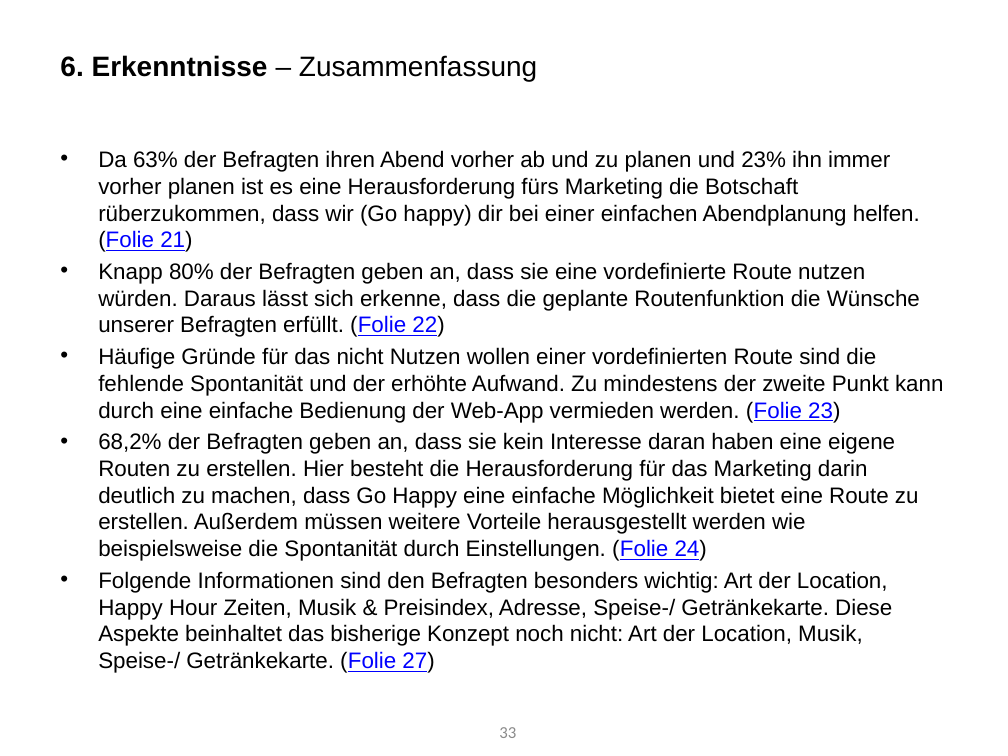
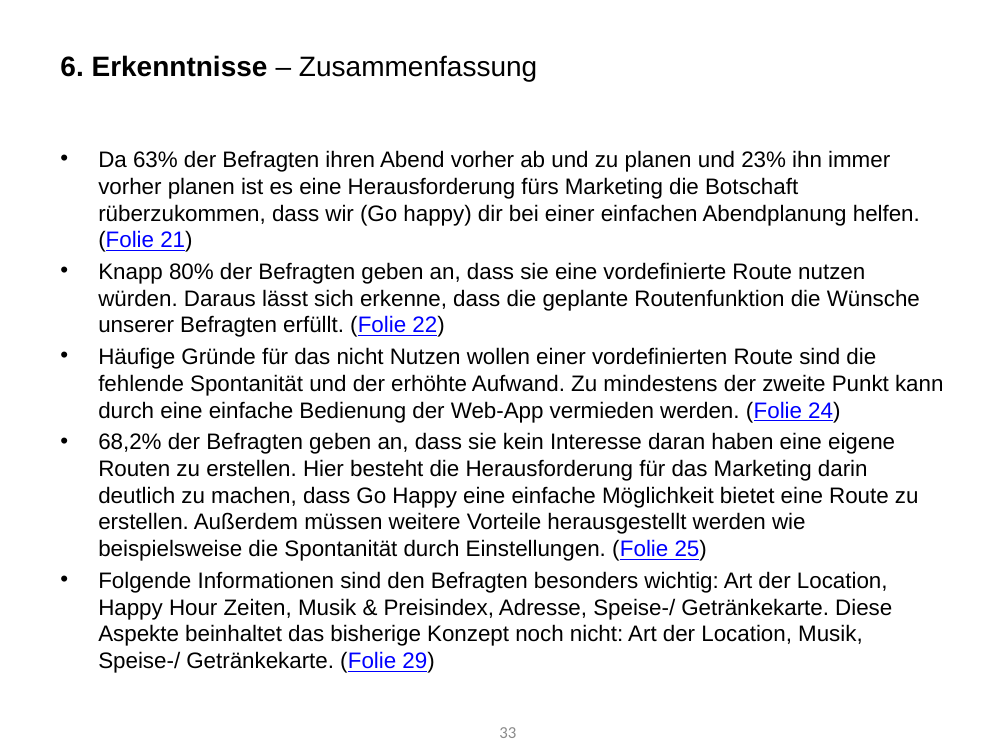
Before and after one commit to Roba1993/Happy-Hour, a slide deck: slide 33 of documents/marketing/Marketing Analyse von Umfrage 1 (5.5).pptx. Drawn at 1008x756 pixels with LibreOffice and Linux fonts; fonts in the diff are those of the drawing. Boxes give left, top, right and bottom in pixels: in the first picture for what was removed or moved away, otherwise in the second. Text is boxed around its words. In the diff, an @@ line names an element or a change of style, - is before the commit and + after.

Commit message:
Fehlerkorrektur in Analyse Umfrage I

```diff
--- a/documents/marketing/Marketing Analyse von Umfrage 1 (5.5).pptx
+++ b/documents/marketing/Marketing Analyse von Umfrage 1 (5.5).pptx
@@ text at box(98, 347, 943, 673): text changed @@
-• Häufige Gründe für das nicht Nutzen wollen einer vordefinierten Route sind die fehlende Spontanität und der erhöhte Aufwand. Zu mindestens der zweite Punkt kann durch eine einfache Bedienung der Web-App vermieden werden. (Folie 23)
-• 68,2% der Befragten geben an, dass sie kein Interesse daran haben eine eigene Routen zu erstellen. Hier besteht die Herausforderung für das Marketing darin deutlich zu machen, dass Go Happy eine einfache Möglichkeit bietet eine Route zu erstellen. Außerdem müssen weitere Vorteile herausgestellt werden wie beispielsweise die Spontanität durch Einstellungen. (Folie 24)
-• Folgende Informationen sind den Befragten besonders wichtig: Art der Location, Happy Hour Zeiten, Musik & Preisindex, Adresse, Speise-/ Getränkekarte. Diese Aspekte beinhaltet das bisherige Konzept noch nicht: Art der Location, Musik, Speise-/ Getränkekarte. (Folie 27)
+• Häufige Gründe für das nicht Nutzen wollen einer vordefinierten Route sind die fehlende Spontanität und der erhöhte Aufwand. Zu mindestens der zweite Punkt kann durch eine einfache Bedienung der Web-App vermieden werden. (Folie 24)
+• 68,2% der Befragten geben an, dass sie kein Interesse daran haben eine eigene Routen zu erstellen. Hier besteht die Herausforderung für das Marketing darin deutlich zu machen, dass Go Happy eine einfache Möglichkeit bietet eine Route zu erstellen. Außerdem müssen weitere Vorteile herausgestellt werden wie beispielsweise die Spontanität durch Einstellungen. (Folie 25)
+• Folgende Informationen sind den Befragten besonders wichtig: Art der Location, Happy Hour Zeiten, Musik & Preisindex, Adresse, Speise-/ Getränkekarte. Diese Aspekte beinhaltet das bisherige Konzept noch nicht: Art der Location, Musik, Speise-/ Getränkekarte. (Folie 29)
```
